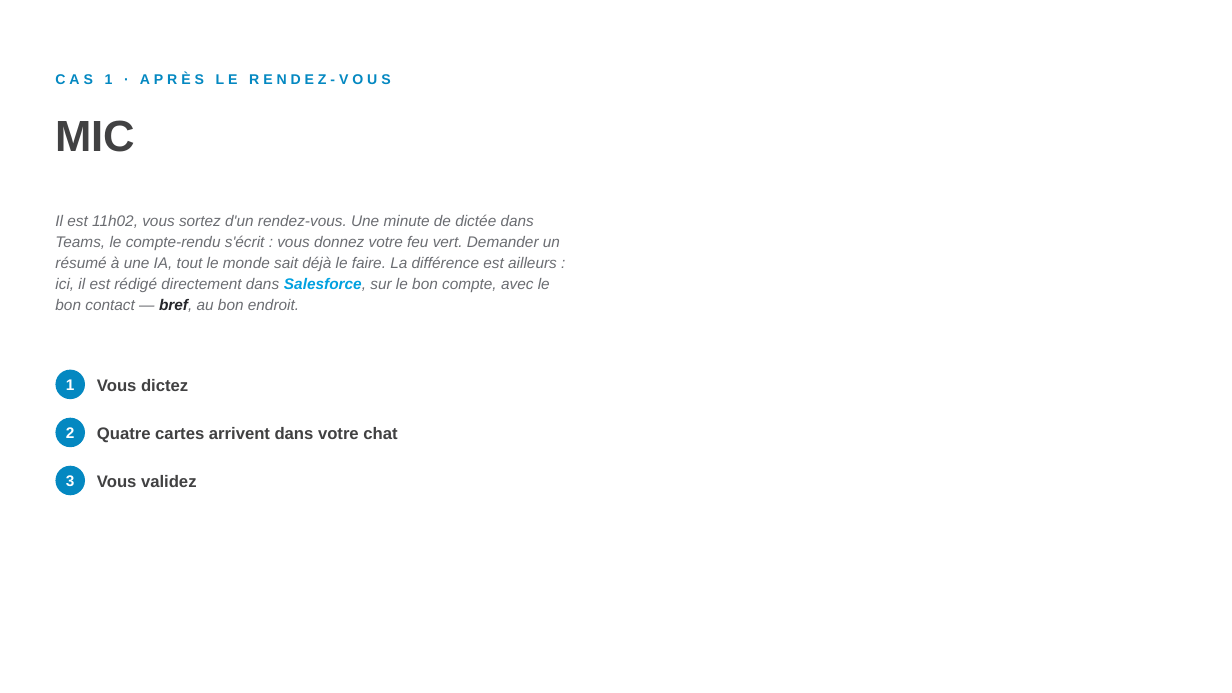
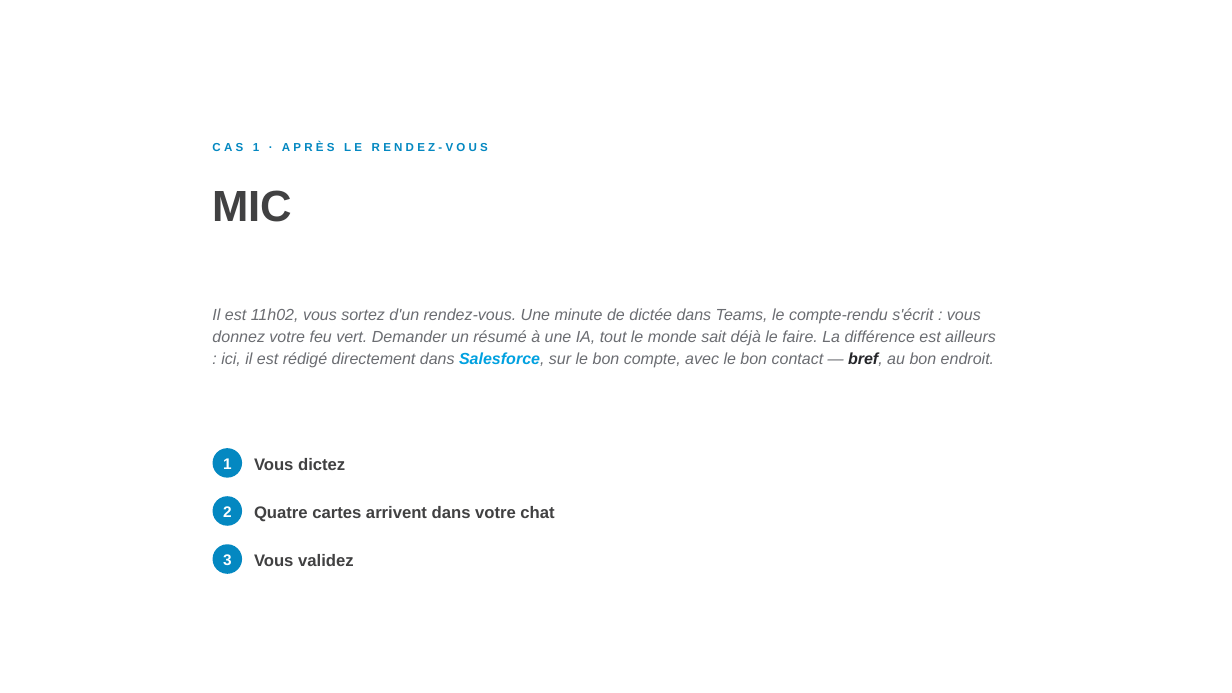
Before and after one commit to felixuniversityca-svg/task-dashboard, a slide deck: slide 18 of LIA-concretement-CC-anime.pptx. Drawn at 1232x693 pixels with LibreOffice and Linux fonts; fonts in the diff are those of the drawing. Boxes give left, top, right and bottom in pixels: in the first picture for what was removed or moved away, otherwise in the second. Text is boxed around its words. In the diff, an @@ line names an element or a change of style, - is before the commit and + after.

```diff
--- a/LIA-concretement-CC-anime.pptx
+++ b/LIA-concretement-CC-anime.pptx
@@ text "CAS 1 · APRÈS LE ...": place and size @@
-text "CAS 1 · APRÈS LE ..." at (55, 72, 390, 84)
+text "CAS 1 · APRÈS LE ..." at (212, 142, 488, 151)
@@ text "CAS 1 · APRÈS LE ..." at (212, 142, 488, 151): size 11 to 9 pt, letter spacing 3 to 2.5 pt @@
@@ text "MIC": place and size @@
-text "MIC" at (55, 120, 135, 152)
+text "MIC" at (212, 190, 292, 222)
@@ text "Il est 11h02, vous sortez ...": place and size @@
-text "Il est 11h02, vous sortez ..." at (55, 214, 560, 312)
+text "Il est 11h02, vous sortez ..." at (212, 308, 996, 368)
@@ text "Il est 11h02, vous sortez ..." at (212, 308, 996, 368): size 12 to 12.5 pt; line spacing 16.5pt to 17pt @@
@@ 3 texts, 3 ellipses: place and size @@
-3 texts, 3 ellipses at (55, 370, 85, 495)
+3 texts, 3 ellipses at (213, 448, 242, 574)
@@ 3 texts: place and size @@
-3 texts at (97, 379, 397, 487)
+3 texts at (254, 458, 554, 566)
```
Also in this commit, not shown: 39 other slides changed.
